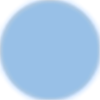
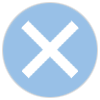
Two versions of the same layered image (100px x 100px). Layer-by-layer changes:
painted on "blue overlay" over [0,0,100,100]
showed "quit", painted on it over [21,20,79,79]
painted on "Ellipse 1" over [0,0,100,100]
